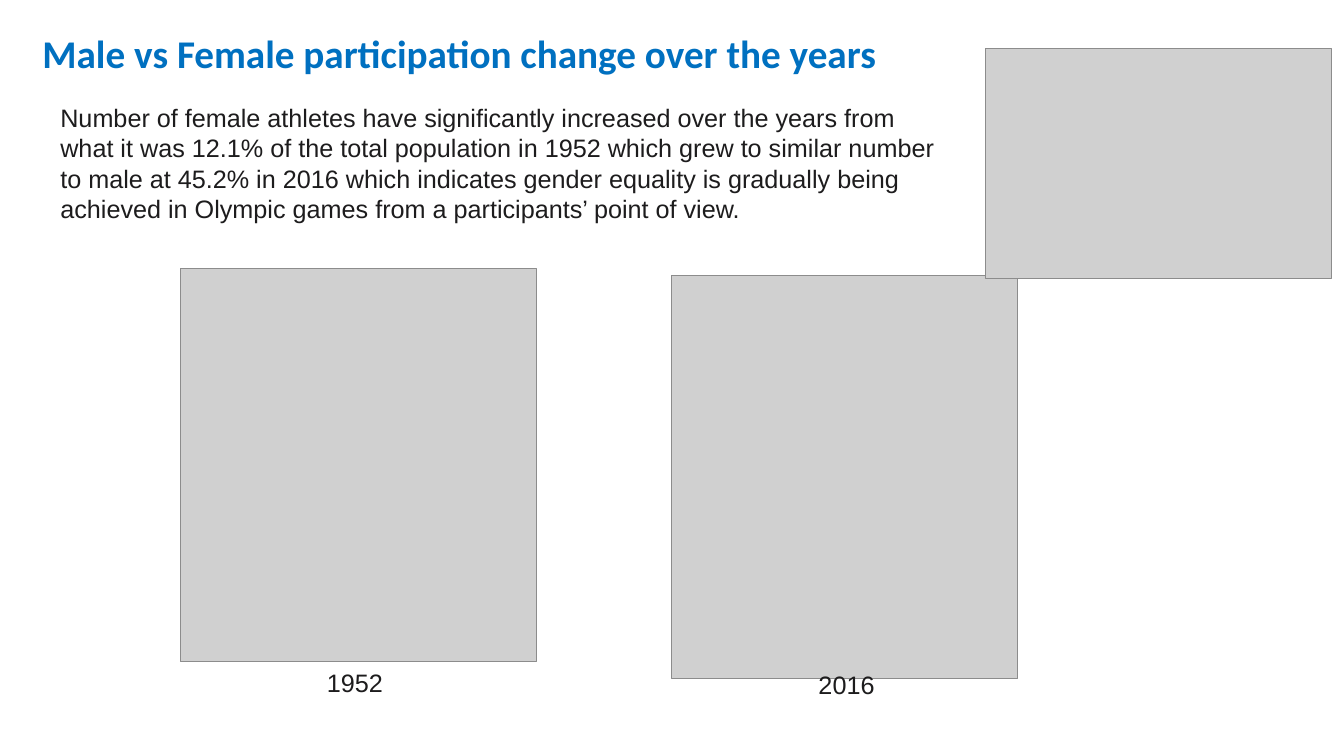
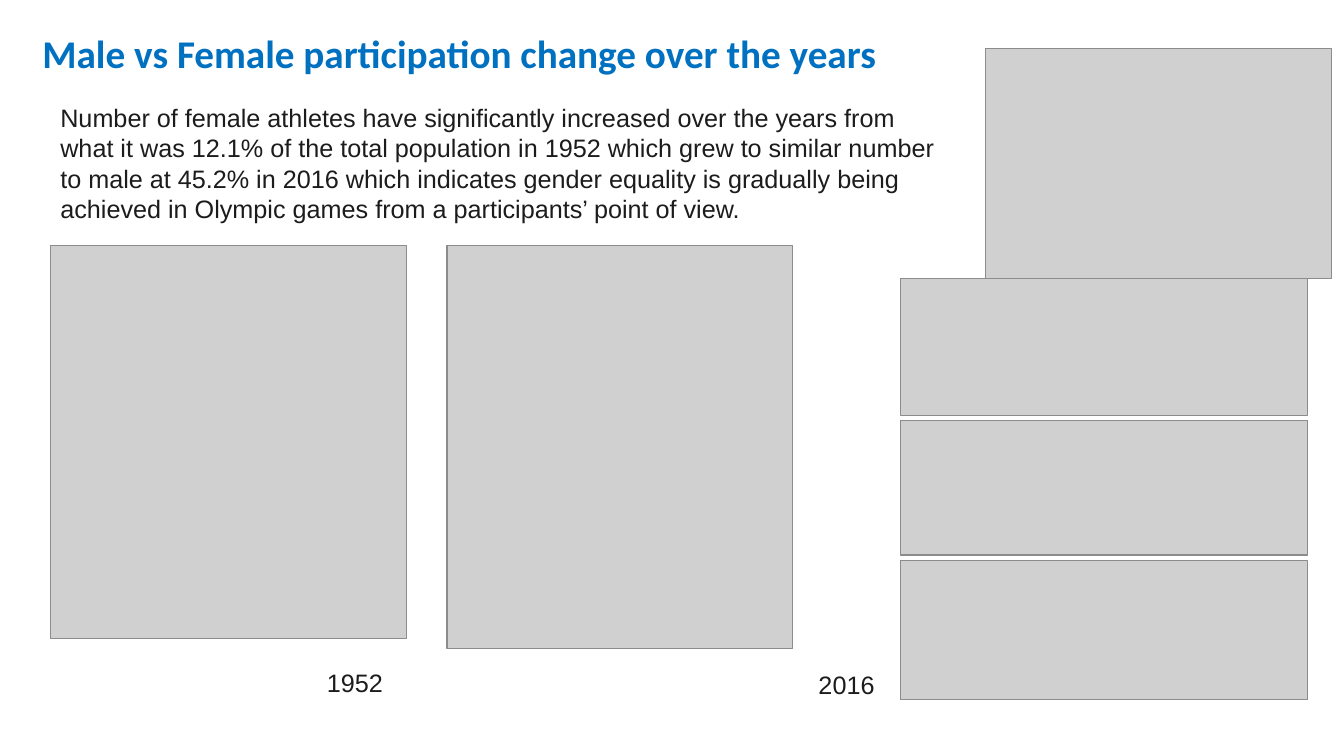
Before and after one commit to sissa81/project1, a slide deck: slide 5 of olympics by wildcats.pptx. Drawn at 1344x756 pixels with LibreOffice and Linux fonts; fonts in the diff are those of the drawing; grey boxes stand for pictures. Boxes give left, top, right and bottom in pixels: in the first picture for what was removed or moved away, otherwise in the second. Text is boxed around its words. In the diff, an @@ line names an element or a change of style, - is before the commit and + after.

Commit message:
PPT Edits and image push

```diff
--- a/olympics by wildcats.pptx
+++ b/olympics by wildcats.pptx
@@ picture: place and size @@
-picture at box(180, 269, 536, 662)
+picture at box(50, 245, 406, 638)
@@ picture: place and size @@
-picture at box(673, 275, 1018, 679)
+picture at box(447, 245, 792, 648)
@@ picture added at box(901, 279, 1308, 415) @@
@@ picture added at box(901, 421, 1308, 556) @@
@@ picture added at box(901, 561, 1308, 699) @@
```
Also in this commit, not shown: 5 other slides changed, 1 slide added, 1 other file.
